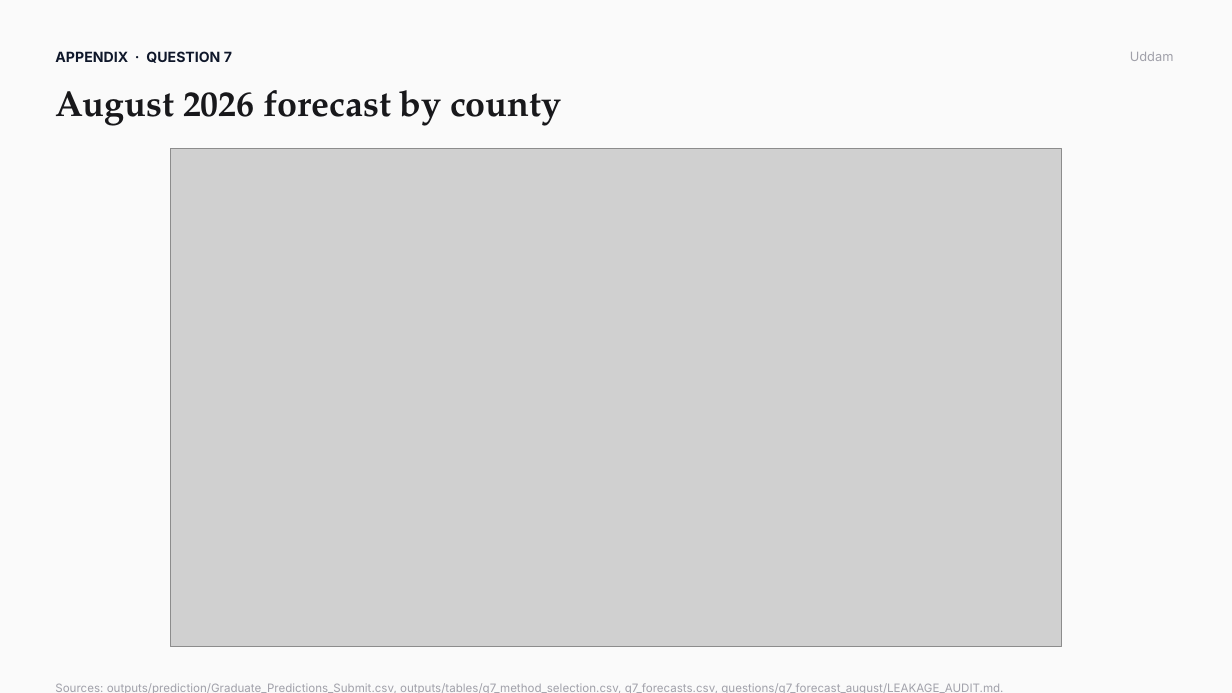
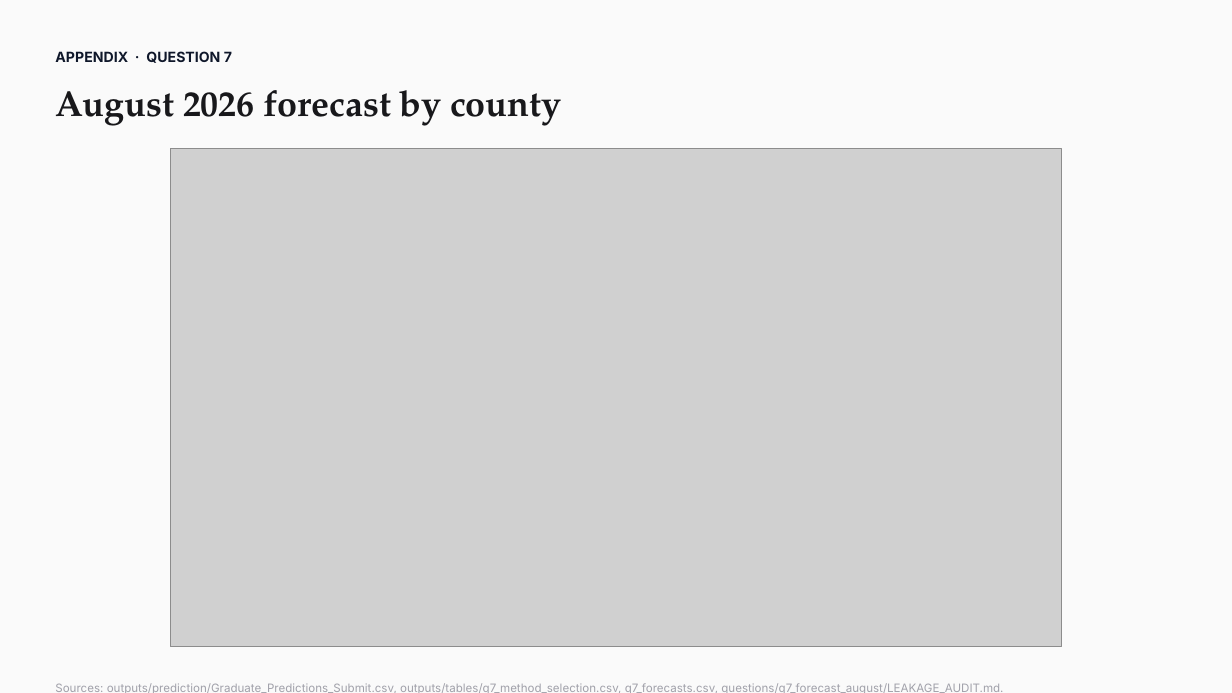
Before and after one commit to dhyan95/MinneMUDAC, a slide deck: slide 9 of docs/MinneMUDAC 2026_ Data Detectors.pptx. Drawn at 1232x693 pixels with LibreOffice and Linux fonts; fonts in the diff are those of the drawing; grey boxes stand for pictures. Boxes give left, top, right and bottom in pixels: in the first picture for what was removed or moved away, otherwise in the second. Text is boxed around its words. In the diff, an @@ line names an element or a change of style, - is before the commit and + after.

```diff
--- a/docs/MinneMUDAC 2026_ Data Detectors.pptx
+++ b/docs/MinneMUDAC 2026_ Data Detectors.pptx
@@ text removed at <box>1130,52,1174,61</box> @@
-Uddam
```
Also in this commit, not shown: 13 other slides changed, 2 slides removed, 6 other files.
